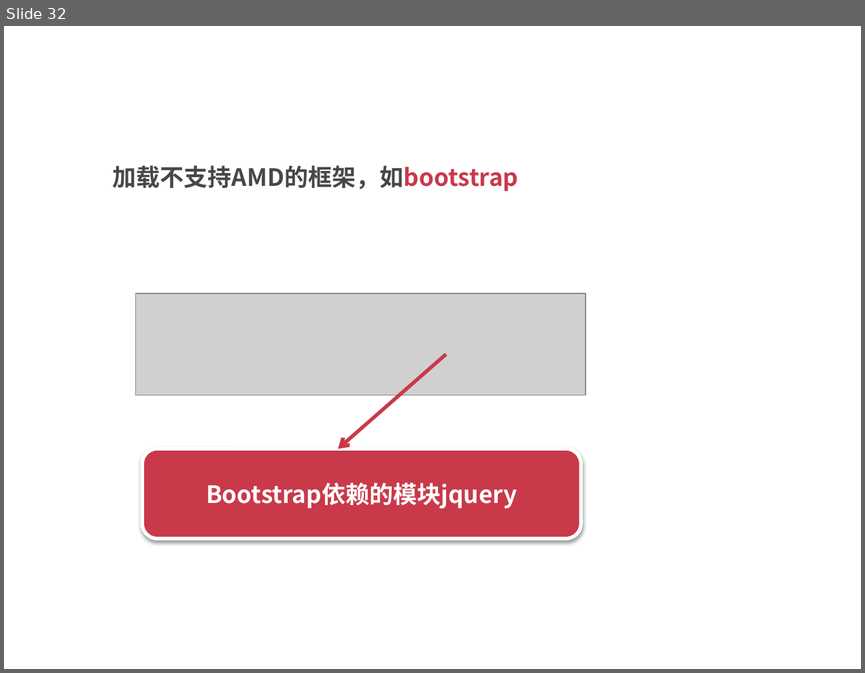
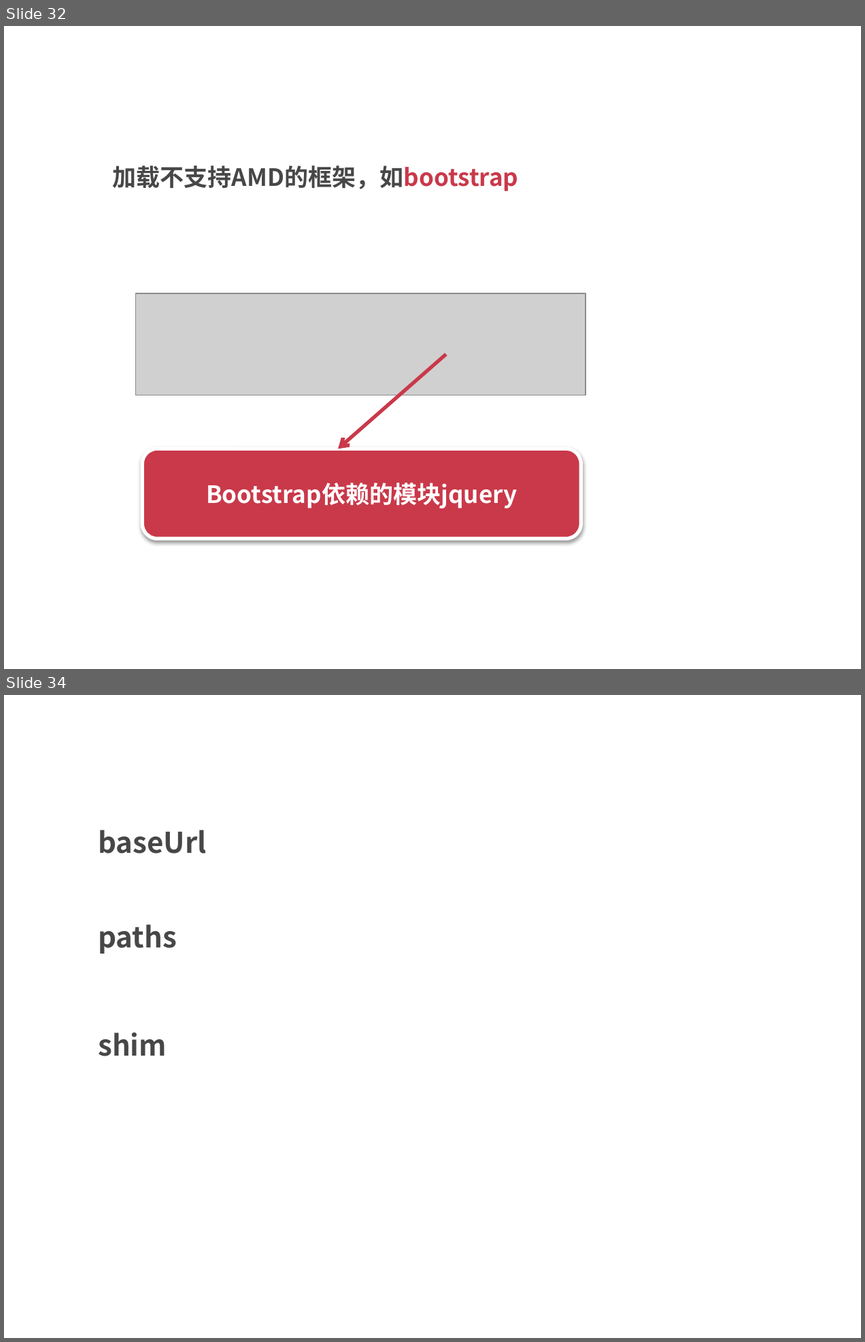
Before and after one commit to silvajs/lecturer, a slide deck: requirejs/doc/requirejs.pptx. Shown one above the other, each under a label of ours: slide 32 before the commit, slides 32 and 34 after it; the slides between them are not shown. The pictures are 865x673 and 865x1342 pixels, drawn with LibreOffice and Linux fonts; fonts in the diff are those of the drawing; grey boxes stand for pictures. Boxes give left, top, right and bottom in pixels: in the first picture for what was removed or moved away, otherwise in the second. Text is boxed around its words. In the diff, an @@ line names an element or a change of style, - is before the commit and + after.

```diff
--- a/requirejs/doc/requirejs.pptx
+++ b/requirejs/doc/requirejs.pptx
@@ slide 34 added at <box>4,695,861,1338</box>, background #FFFFFF @@
@@ text added at <box>98,830,206,853</box>, 24 pt, text #474747, bold @@
+baseUrl
@@ text added at <box>98,924,177,953</box>, 24 pt, text #474747, bold @@
+paths
@@ text added at <box>98,1032,167,1056</box>, 24 pt, text #474747, bold @@
+shim
```
Also in this commit, not shown: 6 other slides added, 1 other file.
